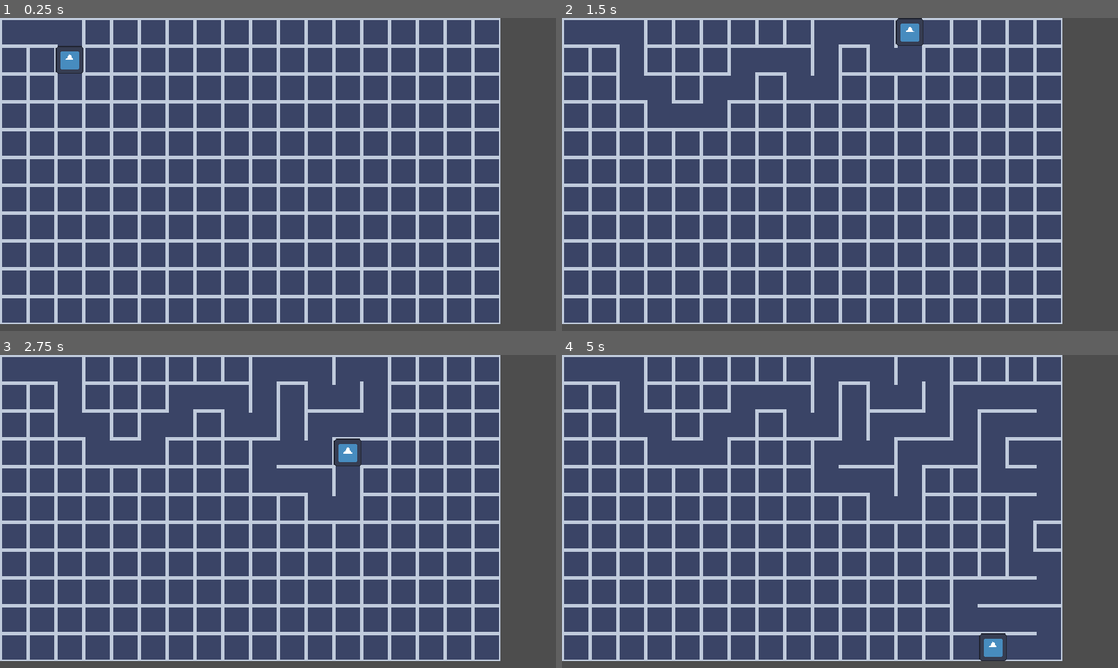
Above: before the commit, frames 1-4 (two rows, left to right).
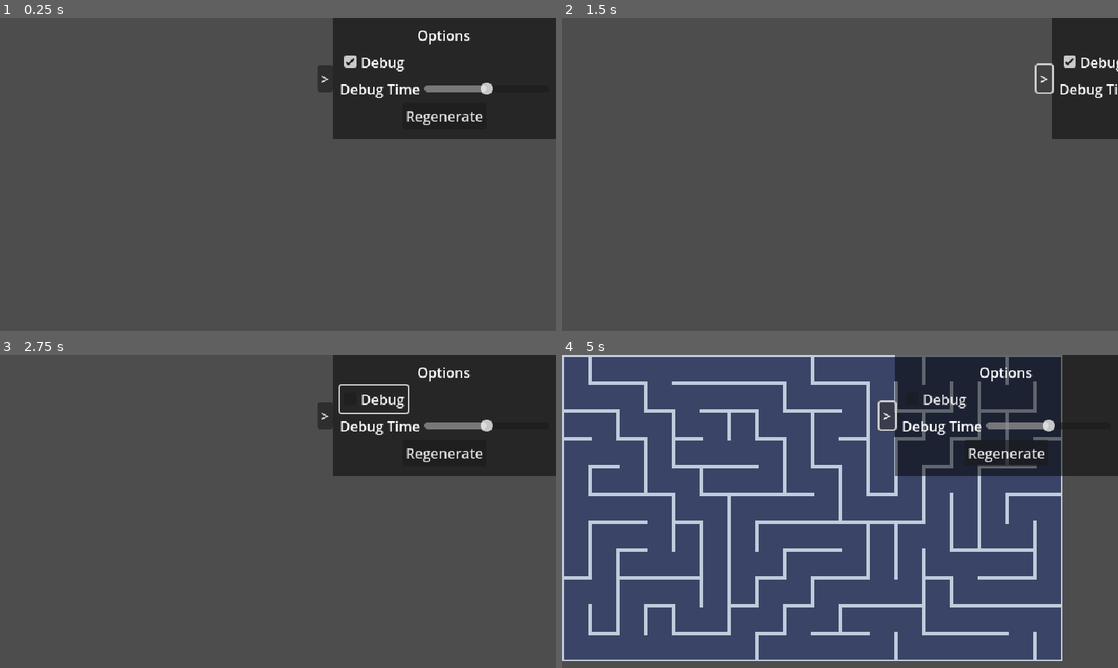
Above: after the commit, the same moments.

Repository: Nemesis-AS/godot4-maze-gen
Game: Godot game, scene res://objects/maze.tscn
Two runs of this game, one before a commit and one after it. Both use one fixed random seed, a clock stepped at 60 frames per second and the inputs below. The engine's default icon, where the game draws it, is replaced by a stand-in: a white triangle on a blue panel in a dark square.
Inputs (mouse positions are in pixels of both pictures, inside the frame that each line leads up to):
- Up to frame 1 (0.25 s): no input
- Up to frame 2 (1.5 s): click (884, 77) at 0.5 s, where only the run after the commit has a clickable ">"; click (1112, 77) at 1.25 s, where only the run after the commit has a clickable "<"
- Up to frame 3 (2.75 s): click (372, 398) at 2 s, where only the run after the commit has a clickable "Debug"
- Up to frame 4 (5 s): click (1006, 452) at 2.75 s, where only the run after the commit has a clickable "Regenerate"; click (884, 414) at 3.5 s, where only the run after the commit has a clickable ">"; click (1112, 414) at 4.25 s, where only the run after the commit has a clickable "<"

The runs differ from the first frame. In frame 1, 92% of the frame differs, in the area x 0-100%, y 0-98%; in frame 2, 92%; in frame 3, 92%; in frame 4, 24%.

Commit message:
Added HUD

Diff:
--- /dev/null
+++ b/godot/objects/HUD.gd
@@ -0,0 +1,48 @@
+extends CanvasLayer
+
+@export var maze: Node2D
+
+var hud_visible: bool = true
+
+@onready var debugCheck: CheckBox = $Panel/MarginContainer/VBoxContainer/HBoxContainer2/CheckBox
+@onready var debugTimeSlider: HSlider = $Panel/MarginContainer/VBoxContainer/HBoxContainer/HSlider
+@onready var regenBtn: Button = $Panel/MarginContainer/VBoxContainer/HBoxContainer3/Button
+@onready var menuToggleBtn: Button = $Panel/Button
+@onready var panel: Panel = $Panel
+
+func _ready() -> void:
+	if not maze:
+		push_warning("Maze value not set on HUD!\nDisabling HUD")
+		return
+
+	debugCheck.connect("toggled", _on_debugCheck_toggled)
+	debugTimeSlider.connect("value_changed", _on_debugTimeSlider_input)
+	regenBtn.connect("pressed", _on_regenBtn_pressed)
+	menuToggleBtn.connect("pressed", _on_menuToggleBtn_pressed)
+
+	debugCheck.button_pressed = maze.debug
+	debugTimeSlider.value = maze.debug_time
+
+func _on_debugCheck_toggled(toggled_on: bool) -> void:
+	maze.debug = toggled_on
+
+func _on_debugTimeSlider_input(value: float) -> void:
+	maze.debug_time = value
+
+func _on_regenBtn_pressed() -> void:
+	maze.generate()
+
+func _on_menuToggleBtn_pressed() -> void:
+	toggle_visibility()
+
+func toggle_visibility() -> void:
+	if hud_visible:
+		var tween = get_tree().create_tween()
+		menuToggleBtn.text = "<"
+		tween.tween_property(panel, "position:x", 640, 0.5).set_trans(Tween.TRANS_SINE)
+	else:
+		var tween = get_tree().create_tween()
+		menuToggleBtn.text = ">"
+		tween.tween_property(panel, "position:x", 383, 0.5).set_trans(Tween.TRANS_SINE)
+
+	hud_visible = !hud_visible
--- a/godot/objects/maze.gd
+++ b/godot/objects/maze.gd
@@ -25,17 +25,28 @@
 }
 var grid: Array = []
 
+var generating: bool = false
+
 @onready var tilemap: TileMap = $TileMap
 @onready var cursor: Sprite2D = $Cursor
+#
+#func _ready() -> void:
+	#generate_maze()
 
-func _ready() -> void:
+func generate() -> void:
+	if generating:
+		return
+
+	generating = true
+	print(generating)
 	if debug:
 		cursor.set_visible(true)
 
 	randomize()
-	generate()
+	await generate_maze()
+	generating = false
 
-func generate() -> void:
+func generate_maze() -> void:
 	grid = _generate_grid(grid_size)
 	var stack: Array[Vector2i] = [Vector2i(0, 0)]
 
--- a/godot/objects/maze.tscn
+++ b/godot/objects/maze.tscn
@@ -1,8 +1,9 @@
-[gd_scene load_steps=6 format=3 uid="uid://1ox2jlaikdd4"]
+[gd_scene load_steps=8 format=3 uid="uid://1ox2jlaikdd4"]
 
 [ext_resource type="Script" path="res://objects/maze.gd" id="1_w1k7t"]
 [ext_resource type="Texture2D" uid="uid://b5ntjom05sct7" path="res://assets/tilesets/maze_tileset.png" id="2_p4m4h"]
 [ext_resource type="Texture2D" uid="uid://w28ugy1hxu12" path="res://icon.svg" id="3_ywccx"]
+[ext_resource type="Script" path="res://objects/HUD.gd" id="4_r1au7"]
 
 [sub_resource type="TileSetAtlasSource" id="TileSetAtlasSource_smv2j"]
 texture = ExtResource("2_p4m4h")
@@ -43,6 +44,9 @@
 tile_size = Vector2i(32, 32)
 sources/0 = SubResource("TileSetAtlasSource_smv2j")
 
+[sub_resource type="StyleBoxFlat" id="StyleBoxFlat_vqemf"]
+bg_color = Color(0, 0, 0, 0.498039)
+
 [node name="Maze" type="Node2D"]
 script = ExtResource("1_w1k7t")
 
@@ -56,3 +60,76 @@
 scale = Vector2(0.25, 0.25)
 texture = ExtResource("3_ywccx")
 centered = false
+
+[node name="CanvasLayer" type="CanvasLayer" parent="." node_paths=PackedStringArray("maze")]
+script = ExtResource("4_r1au7")
+maze = NodePath("..")
+
+[node name="Panel" type="Panel" parent="CanvasLayer"]
+anchors_preset = 1
+anchor_left = 1.0
+anchor_right = 1.0
+offset_left = -257.0
+offset_bottom = 139.0
+grow_horizontal = 0
+theme_override_styles/panel = SubResource("StyleBoxFlat_vqemf")
+
+[node name="Button" type="Button" parent="CanvasLayer/Panel"]
+layout_mode = 1
+anchors_preset = 4
+anchor_top = 0.5
+anchor_bottom = 0.5
+offset_left = -18.0
+offset_top = -15.5
+offset_bottom = 15.5
+grow_vertical = 2
+text = ">"
+
+[node name="MarginContainer" type="MarginContainer" parent="CanvasLayer/Panel"]
+layout_mode = 1
+anchors_preset = 15
+anchor_right = 1.0
+anchor_bottom = 1.0
+grow_horizontal = 2
+grow_vertical = 2
+theme_override_constants/margin_left = 8
+theme_override_constants/margin_top = 8
+theme_override_constants/margin_right = 8
+theme_override_constants/margin_bottom = 8
+
+[node name="VBoxContainer" type="VBoxContainer" parent="CanvasLayer/Panel/MarginContainer"]
+layout_mode = 2
+theme_override_constants/separation = 4
+
+[node name="Label" type="Label" parent="CanvasLayer/Panel/MarginContainer/VBoxContainer"]
+layout_mode = 2
+text = "Options"
+horizontal_alignment = 1
+vertical_alignment = 1
+
+[node name="HBoxContainer2" type="HBoxContainer" parent="CanvasLayer/Panel/MarginContainer/VBoxContainer"]
+layout_mode = 2
+
+[node name="CheckBox" type="CheckBox" parent="CanvasLayer/Panel/MarginContainer/VBoxContainer/HBoxContainer2"]
+layout_mode = 2
+text = "Debug"
+
+[node name="HBoxContainer" type="HBoxContainer" parent="CanvasLayer/Panel/MarginContainer/VBoxContainer"]
+layout_mode = 2
+
+[node name="Label" type="Label" parent="CanvasLayer/Panel/MarginContainer/VBoxContainer/HBoxContainer"]
+layout_mode = 2
+text = "Debug Time"
+
+[node name="HSlider" type="HSlider" parent="CanvasLayer/Panel/MarginContainer/VBoxContainer/HBoxContainer"]
+layout_mode = 2
+size_flags_horizontal = 3
+size_flags_vertical = 1
+
+[node name="HBoxContainer3" type="HBoxContainer" parent="CanvasLayer/Panel/MarginContainer/VBoxContainer"]
+layout_mode = 2
+alignment = 1
+
+[node name="Button" type="Button" parent="CanvasLayer/Panel/MarginContainer/VBoxContainer/HBoxContainer3"]
+layout_mode = 2
+text = "Regenerate"
Not shown, added: godot/export_presets.cfg
Not shown, changed: .gitignore
Not shown, changed: README.md
Not shown, added: exports/.gitkeep
